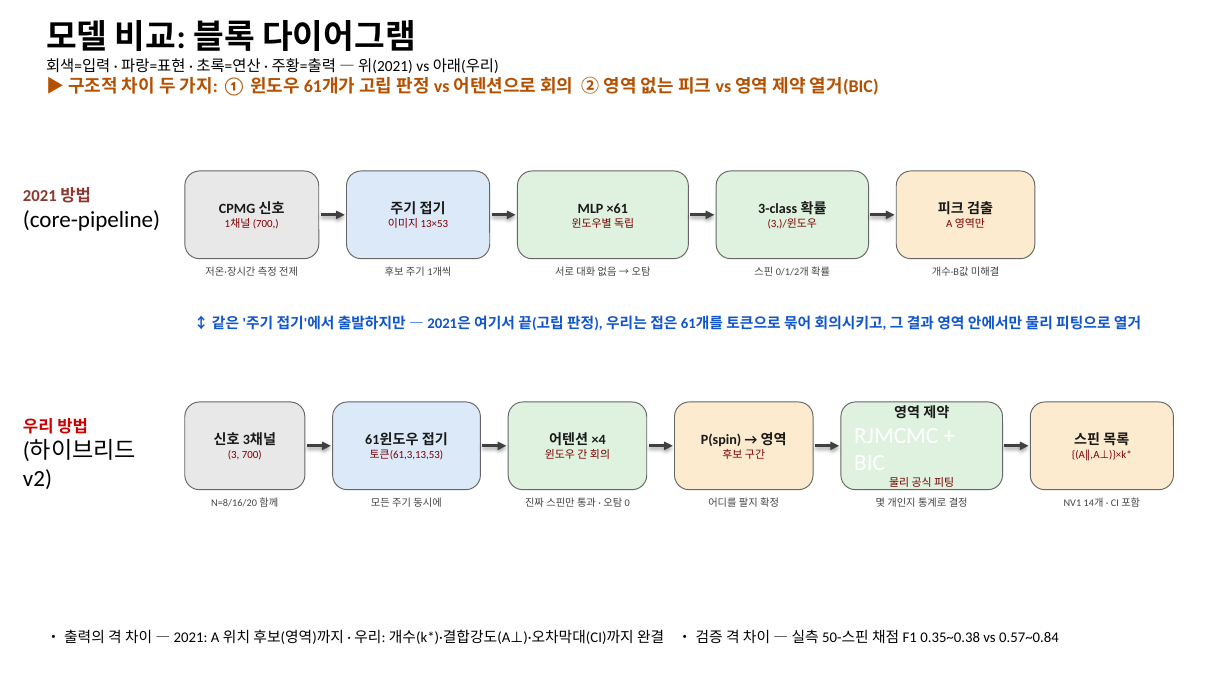
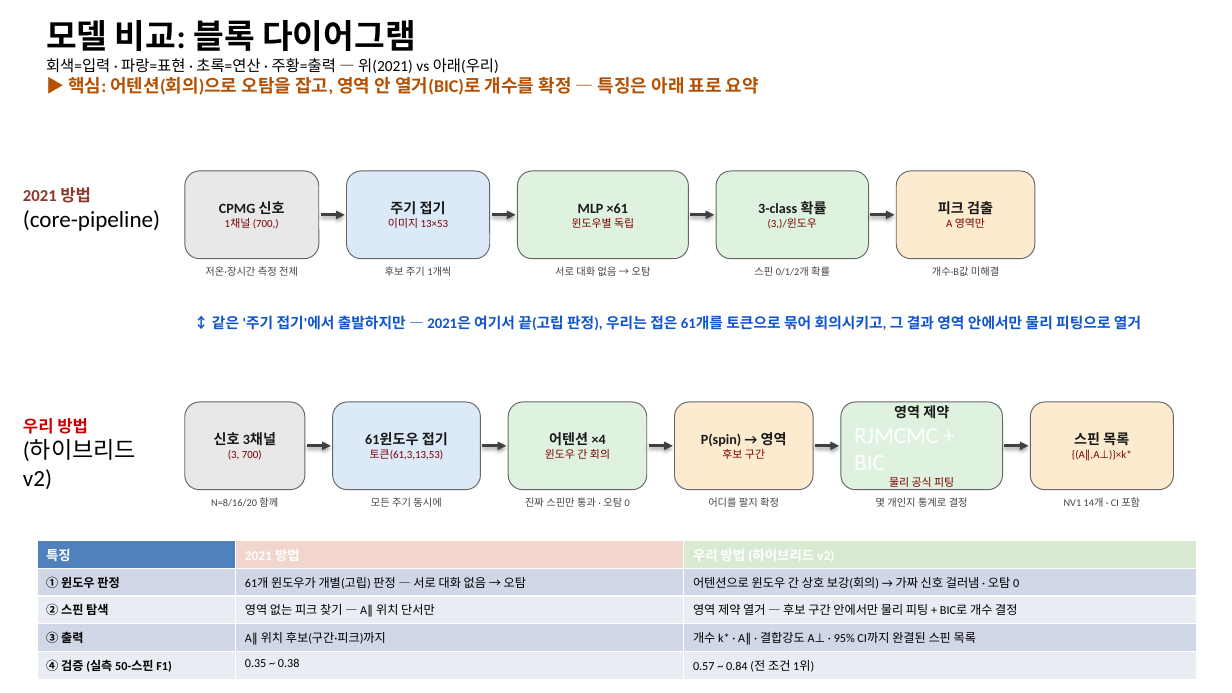
Before and after one commit to woodoleexdots/dl_cdetect, a slide deck: slide 3 of results/NV_C13_summary_3slides.pptx. Drawn at 1232x693 pixels with LibreOffice and Linux fonts; fonts in the diff are those of the drawing. Boxes give left, top, right and bottom in pixels: in the first picture for what was removed or moved away, otherwise in the second. Text is boxed around its words. In the diff, an @@ line names an element or a change of style, - is before the commit and + after.

```diff
--- a/results/NV_C13_summary_3slides.pptx
+++ b/results/NV_C13_summary_3slides.pptx
@@ text at (68, 76, 759, 95): text changed @@
-▶ 구조적 차이 두 가지: ① 윈도우 61개가 고립 판정 vs 어텐션으로 회의 ② 영역 없는 피크 vs 영역 제약 열거(BIC)
+▶ 핵심: 어텐션(회의)으로 오탐을 잡고, 영역 안 열거(BIC)로 개수를 확정 — 특징은 아래 표로 요약
@@ table added at (37, 541, 1197, 679), 5 rows, 3 columns @@
+특징 | 2021 방법 | 우리 방법 (하이브리드 v2)
+① 윈도우 판정 | 61개 윈도우가 개별(고립) 판정 — 서로 대화 없음 → 오탐 | 어텐션으로 윈도우 간 상호 보강(회의) → 가짜 신호 걸러냄 · 오탐 0
+② 스핀 탐색 | 영역 없는 피크 찾기 — A∥ 위치 단서만 | 영역 제약 열거 — 후보 구간 안에서만 물리 피팅 + BIC로 개수 결정
+③ 출력 | A∥ 위치 후보(구간·피크)까지 | 개수 k* · A∥ · 결합강도 A⊥ · 95% CI까지 완결된 스핀 목록
+④ 검증 (실측 50-스핀 F1) | 0.35 ~ 0.38 | 0.57 ~ 0.84 (전 조건 1위)
@@ text removed at (64, 629, 1059, 644) @@
-• 출력의 격 차이 — 2021: A 위치 후보(영역)까지 · 우리: 개수(k*)·결합강도(A⊥)·오차막대(CI)까지 완결 • 검증 격 차이 — 실측 50-스핀 채점 F1 0.35~0.38 vs 0.57~0.84
```
Also in this commit, not shown: 5 other slides changed, 2 slides added, 1 slide removed, 4 other files.
